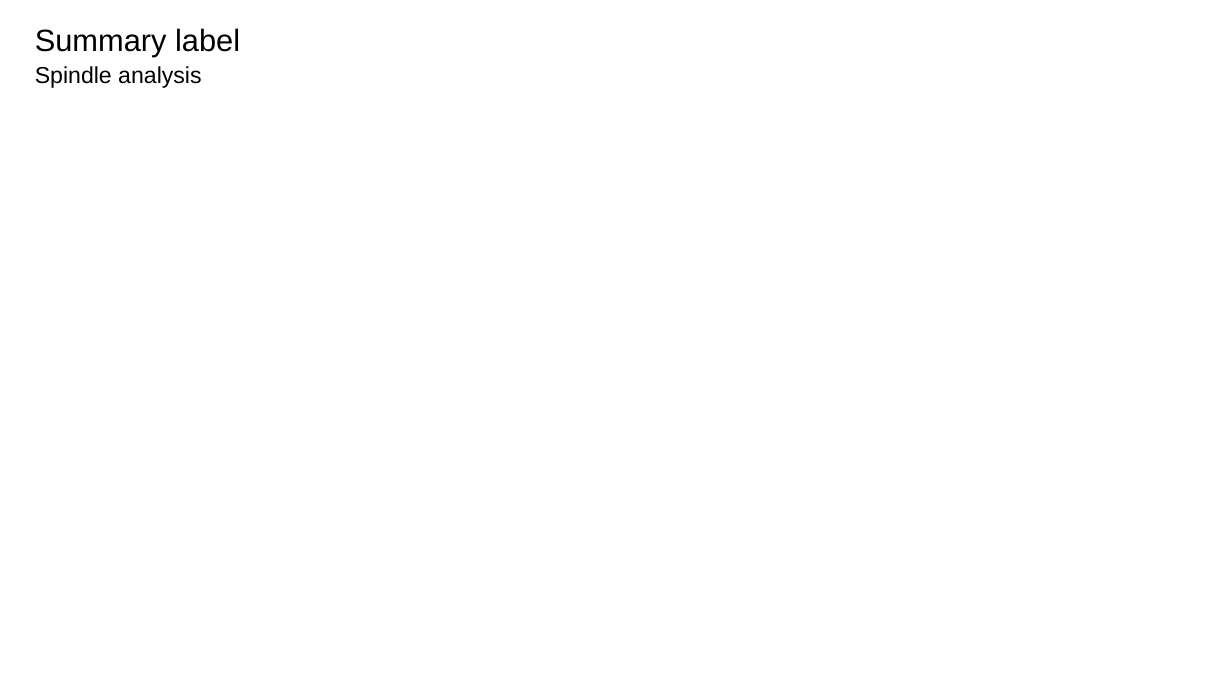
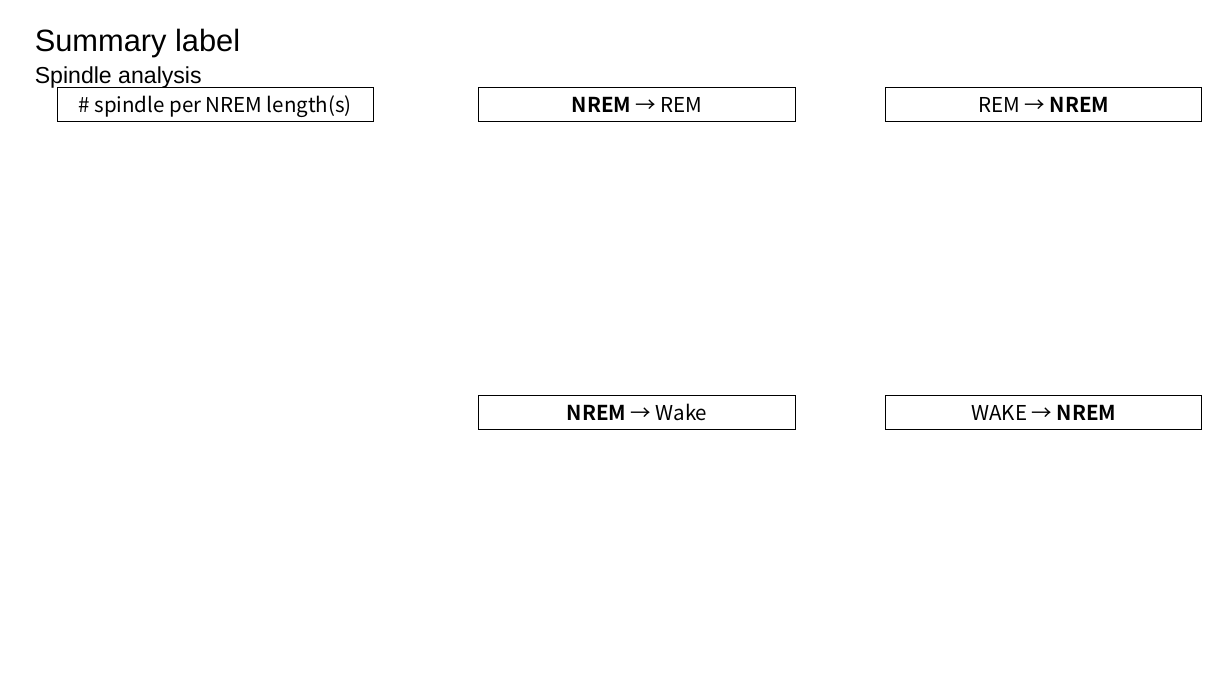
Before and after one commit to OrganismalSystemsBiology/faster2, a slide deck: slide 7 of faster2lib/EEG_power_specrum_template.pptx. Drawn at 1232x693 pixels with LibreOffice and Linux fonts; fonts in the diff are those of the drawing. Boxes give left, top, right and bottom in pixels: in the first picture for what was removed or moved away, otherwise in the second. Text is boxed around its words. In the diff, an @@ line names an element or a change of style, - is before the commit and + after.

Commit message:
[UPD] slide followed the module update

```diff
--- a/faster2lib/EEG_power_specrum_template.pptx
+++ b/faster2lib/EEG_power_specrum_template.pptx
@@ rectangle added at box(57, 88, 373, 122), outline #000000 0.75 pt, 16 pt, text #000000 @@
+# spindle per NREM length(s)
@@ rectangle added at box(479, 88, 795, 122), outline #000000 0.75 pt, 16 pt, text #000000, bold @@
+NREM → REM
@@ rectangle added at box(886, 88, 1202, 122), outline #000000 0.75 pt, 16 pt, text #000000 @@
+REM → NREM
@@ rectangle added at box(479, 396, 795, 430), outline #000000 0.75 pt, 16 pt, text #000000 @@
+NREM → Wake
@@ rectangle added at box(886, 396, 1202, 430), outline #000000 0.75 pt, 16 pt, text #000000 @@
+WAKE → NREM
```
Also in this commit, not shown: 1 other file.
